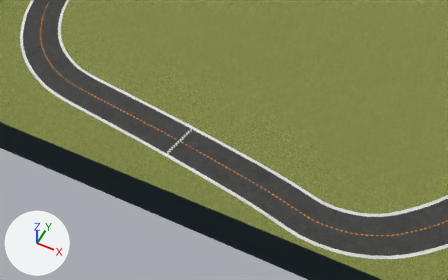
A saved change to the COLLADA model bundle/meshes/2022_march_open_cw/2022_march_open_cw.dae.
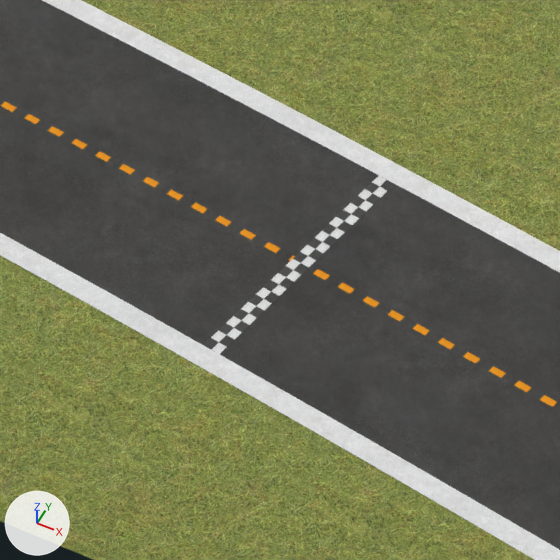
Old and new are each drawn from a camera (50 mm lens) standing at (3.18, -13.89, 10.51) and looking at (-1.03, -5.48, 0.0) and again close up on the part from 30% to 48% of the width and 37% to 66% of the height. Every picture has the same lights, and +X, +Y and +Z are marked at lower left.

Script lines for the objects in view, before the commit:
```python
me_clshape_mesh = bpy.data.meshes.new('clShape-mesh')
me_clshape_mesh.from_pydata(...)  # 1892 vertices, 946 faces; spans x -8.1..8.1, y -6.7..6.7, z 0.0
me_clshape_mesh.materials.append(mat_cl_materialref)  # picture img_centerline_png
me_fieldshape_mesh = bpy.data.meshes.new('fieldShape-mesh')
me_fieldshape_mesh.from_pydata(...)  # 4 vertices, 2 faces; spans x -9.4..9.4, y -7.9..7.9, z 0.0
me_fieldshape_mesh.materials.append(mat_field_materialref)  # picture img_field_png
me_plane = bpy.data.meshes.new('Plane')
me_plane.from_pydata(...)  # 12 vertices, 6 faces; spans x -0.363..0.363, y -0.329..0.329, z 0.0
me_plane.materials.append(mat_startline)  # picture img_startline_png
ob_cl = bpy.data.objects.new('cl', me_clshape_mesh)
ob_cl.location = (0.0, 0.0, 0.0)
ob_field = bpy.data.objects.new('field', me_fieldshape_mesh)
ob_field.location = (0.0, 0.0, 0.0)
ob_startline = bpy.data.objects.new('StartLine', me_plane)
ob_startline.location = (-1.908, -5.963, 0.003)
ob_startline.rotation_euler = (0.0, 0.0, -1.004)  # degrees (0, 0, -58)
# also in view: 'wall' at (0.0, 0.0, 0.5); 'il' at (0.0, 0.0, 0.0); 'ol' at (0.0, 0.0, 0.0); 'road' at (0.0, 0.0, 0.0)
```
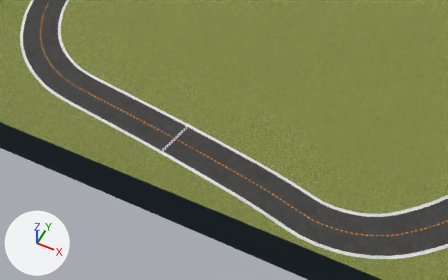
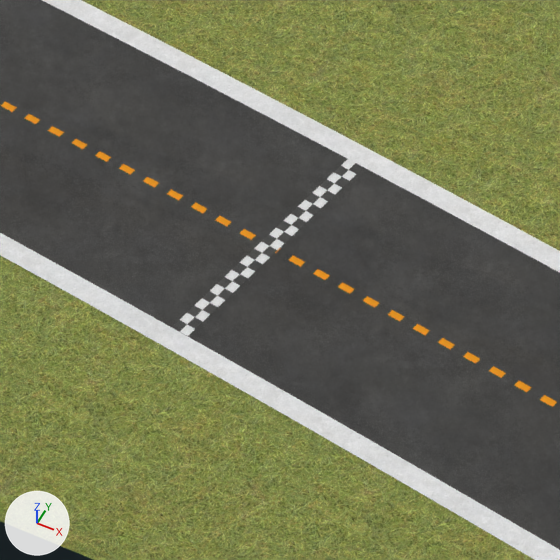
The edits, one by one:
Object 'StartLine' (ob_startline) moves from (-1.908, -5.963, 0.003) to (-2.037, -5.943, 0.003).

What differs and where, as boxes [x1, y1, x2, y2] in the close-ups (560 x 560 px):
'StartLine', moved
    before: [204, 176, 394, 354]
    after: [172, 159, 363, 336]
